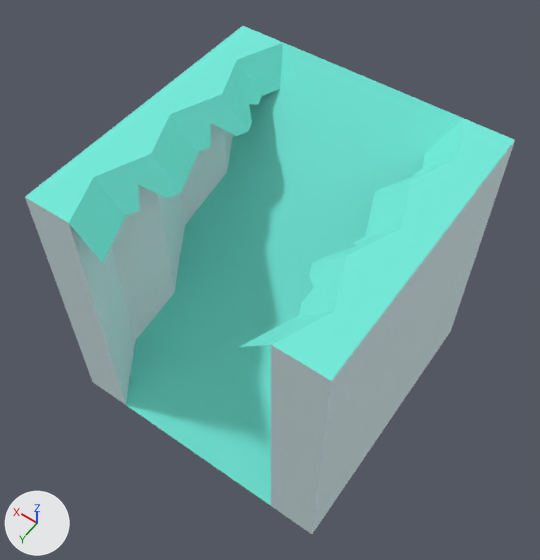
Renders of the glTF model assets/nature_kit/cliff_blockSlopeWalls_stone.glb from each side of a commit.
One viewpoint serves both versions: a 50 mm lens placed at (-0.891, 1.288, 2.433), pointed at (0.013, 0.021, 0.442). The lights are fixed; the arrows at lower left show +X, +Y and +Z. The picture after the commit comes second. Where no turn or scale is listed for an object, it has been applied to the vertices.

Names of what the first picture shows: 'cliff_blockSlopeWalls_stone'.
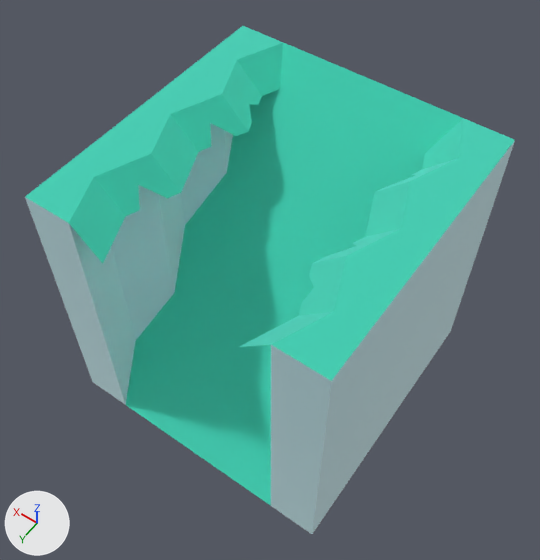
Location of each change, [x1, y1, x2, y2] in pixels of the pictures (540 x 560 px):
'cliff_blockSlopeWalls_stone', surface changed: [25, 26, 515, 507] in both

Diff of the bpy script that builds the scene:
```diff
--- a/assets/nature_kit/cliff_blockSlopeWalls_stone.glb.py
+++ b/assets/nature_kit/cliff_blockSlopeWalls_stone.glb.py
@@ mat_stone @@
 mat_stone.base_color = (0.722, 0.886, 0.91)  # pale blue #ddf2f5
-mat_stone.metallic = 0.05
+mat_stone.metallic = 1.0
 mat_stone.roughness = 0.85
@@ mat_grass @@
 mat_grass.base_color = (0.173, 0.847, 0.722)  # cyan #73eddd
-mat_grass.metallic = 0.05
-mat_grass.roughness = 0.85
+mat_grass.metallic = 1.0
+mat_grass.roughness = 1.0
@@ ob_tmpparent @@
-ob_tmpparent = bpy.data.objects.new('tmpParent', None)
-ob_tmpparent.location = (0.0, 0.0, 0.0)
```
